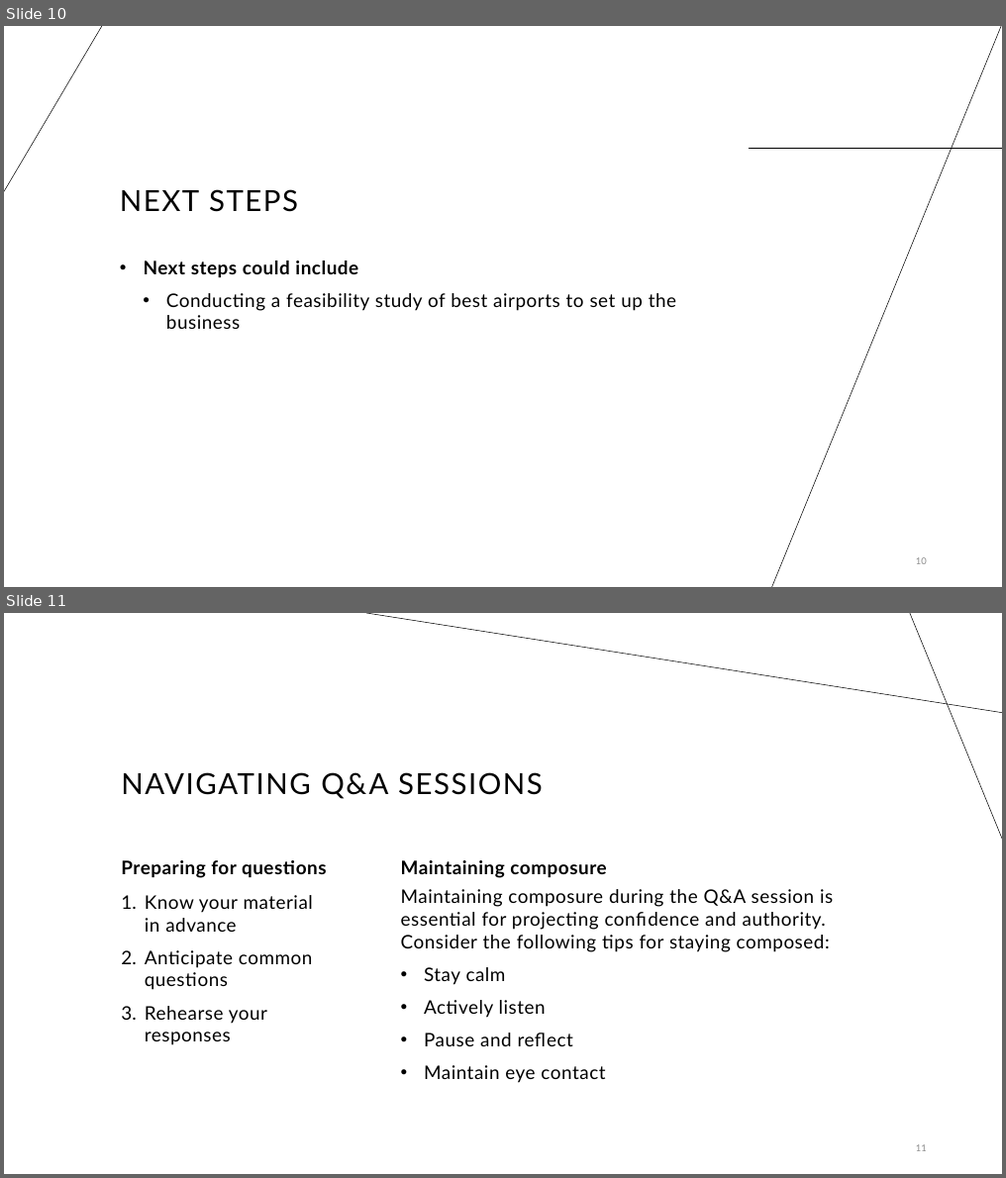
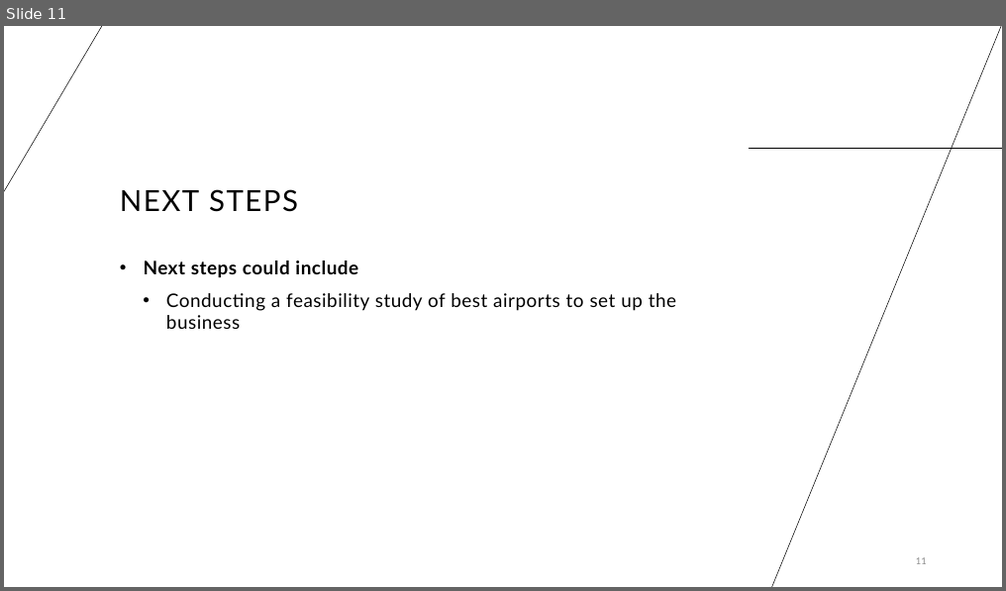
Before and after one commit to silam-art/dsc-phase-1-project-v3-Sila, a slide deck: Presentation.pptx. Shown one above the other, each under a label of ours: slides 10 and 11 before the commit, slide 11 after it. The pictures are 1006x1178 and 1006x591 pixels, drawn with LibreOffice and Linux fonts; fonts in the diff are those of the drawing. Boxes give left, top, right and bottom in pixels: in the first picture for what was removed or moved away, otherwise in the second. Text is boxed around its words. In the diff, an @@ line names an element or a change of style, - is before the commit and + after.

```diff
--- a/Presentation.pptx
+++ b/Presentation.pptx
@@ slide 11 removed at (4,613,1002,1174), background #FFFFFF @@
@@ line removed from (1002, 713) to (366, 613) @@
@@ line removed from (910, 613) to (1002, 839) @@
@@ title removed at (121,772,543,799) @@
-NAVIGATING Q&A SESSIONS
@@ text removed at (121,861,327,878) @@
-Preparing for questions
@@ text removed at (401,861,606,878) @@
-Maintaining composure
@@ text removed at (145,895,313,1046) @@
-1. Know your material in advance
-2. Anticipate common questions
-3. Rehearse your responses
@@ text removed at (401,889,833,1083) @@
-Maintaining composure during the Q&A session is essential for projecting confidence and authority. Consider the following tips for staying composed:
-  • Stay calm
-  • Actively listen
-  • Pause and reflect
-  • Maintain eye contact
@@ page number removed at (916,1145,927,1152) @@
-11
@@ what was slide 10 is now slide 11 @@
@@ page number at (916,558,927,565): text changed @@
-10
+11
```
Also in this commit, not shown: 4 slides changed, 1 slide added, 1 other file.
